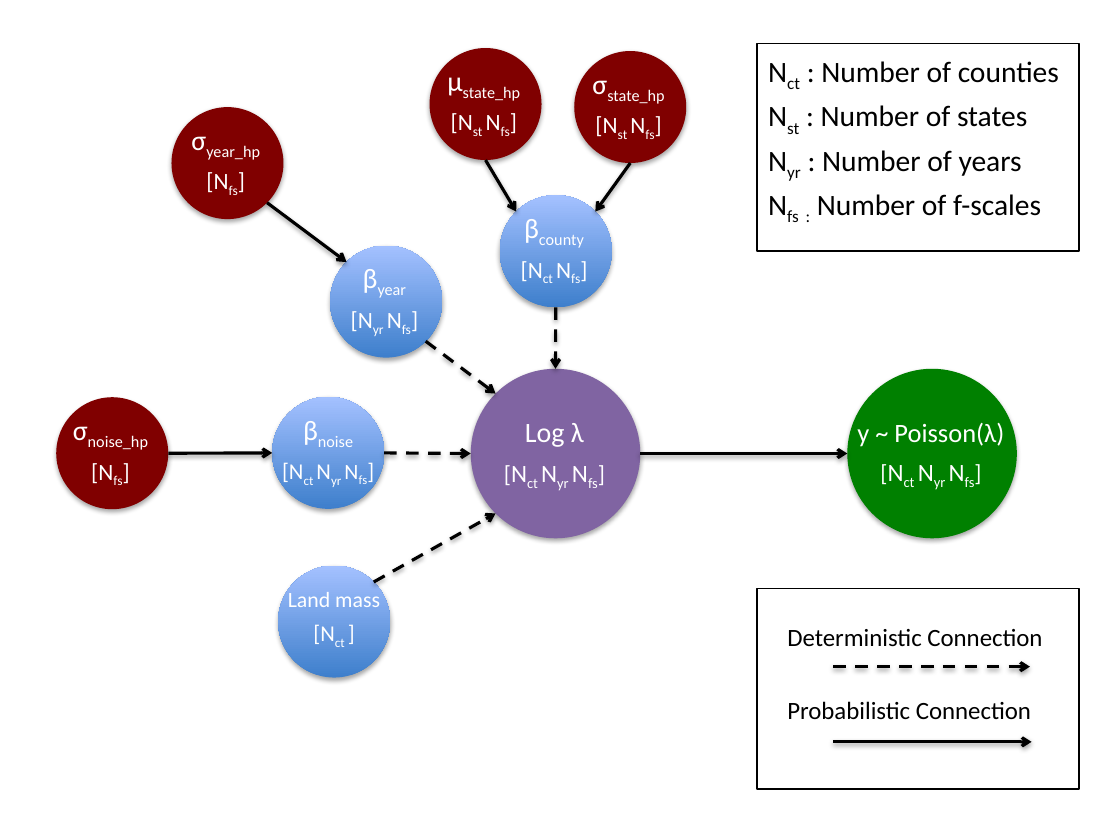
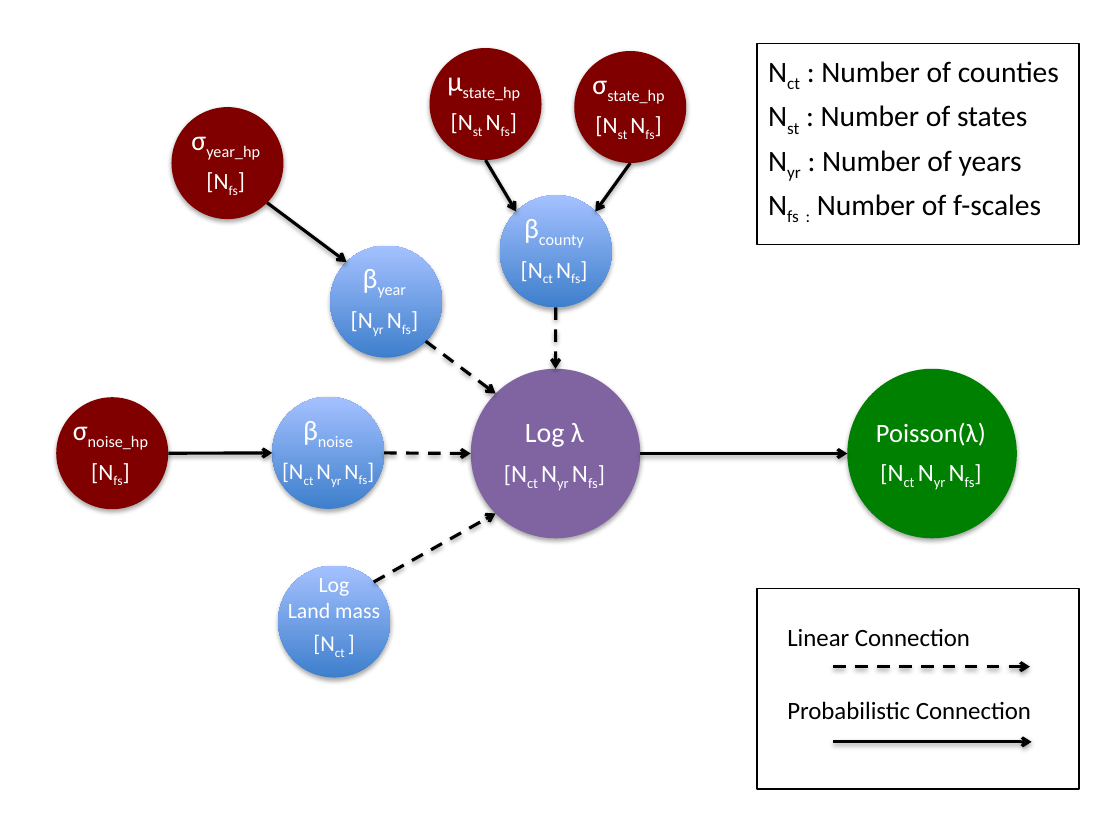
Before and after one commit to lgarrison/AM207-Twister, a slide deck: slide 1 of Directed_Acyclic.pptx. Drawn at 1120x840 pixels with LibreOffice and Linux fonts; fonts in the diff are those of the drawing. Boxes give left, top, right and bottom in pixels: in the first picture for what was removed or moved away, otherwise in the second. Text is boxed around its words. In the diff, an @@ line names an element or a change of style, - is before the commit and + after.

Commit message:
dc graph change

```diff
--- a/Directed_Acyclic.pptx
+++ b/Directed_Acyclic.pptx
@@ rectangle "Nct : Number of counties": place and size @@
-rectangle "Nct : Number of counties" at <box>757,44,1079,251</box>
+rectangle "Nct : Number of counties" at <box>757,44,1079,244</box>
@@ text at <box>876,423,986,446</box>: text changed @@
-y ~ Poisson(λ)
+Poisson(λ)
@@ text at <box>319,578,350,596</box>: paragraph added @@
+Log
@@ text at <box>288,603,380,618</box>: line spacing 0.9 to 0.7 @@
@@ text at <box>787,629,970,646</box>: text changed @@
-Deterministic Connection
+Linear Connection
```
